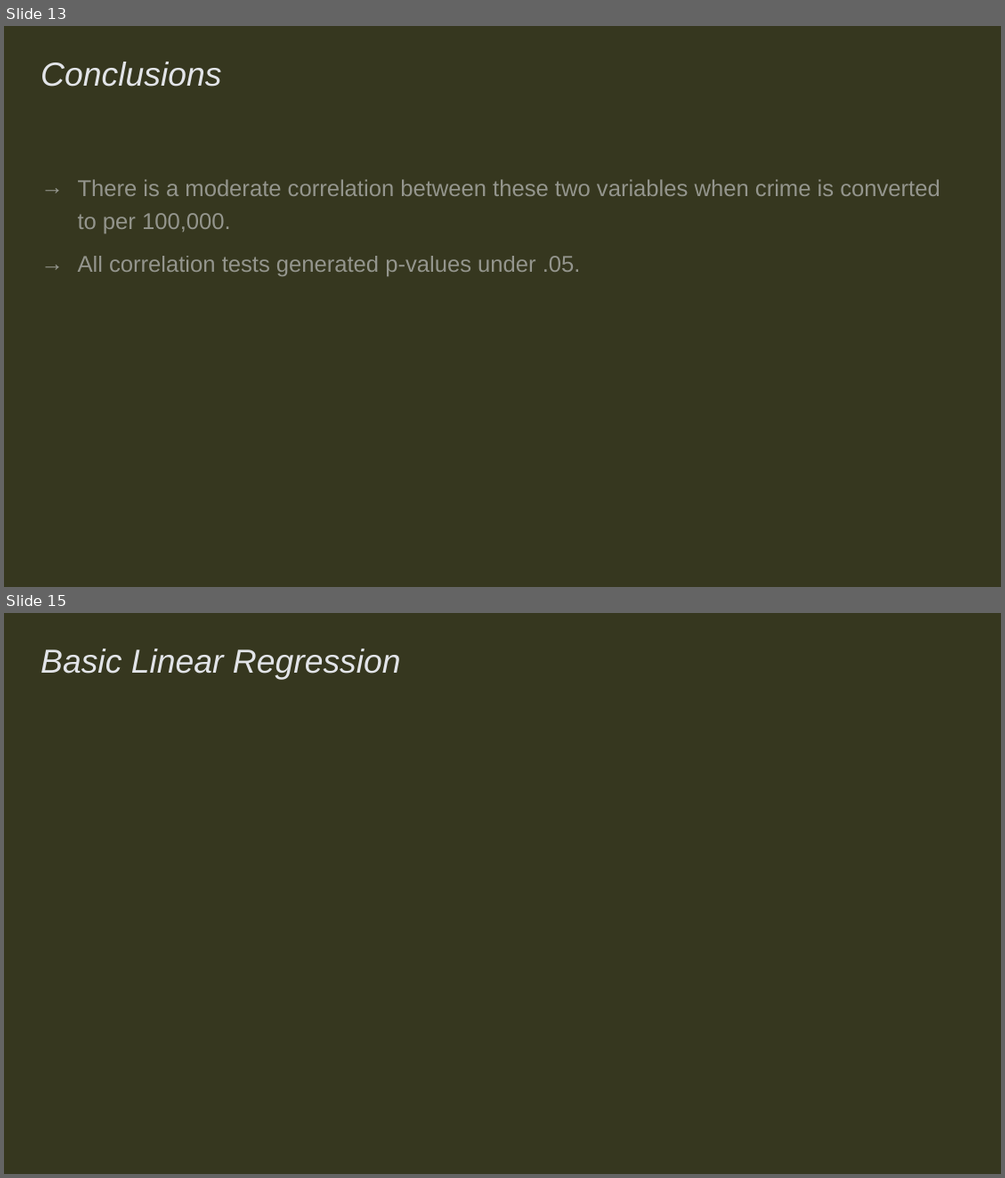
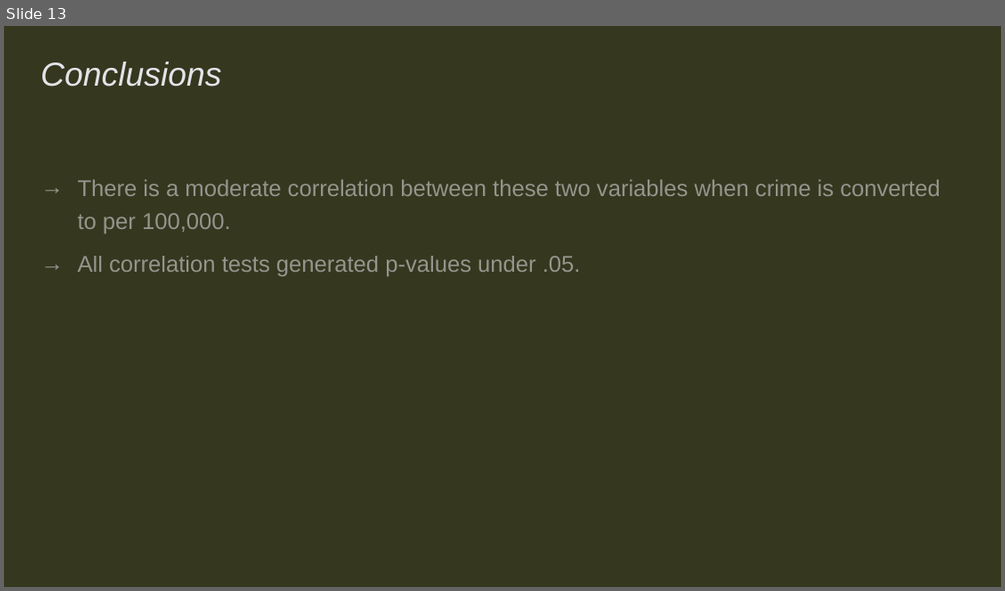
Before and after one commit to kurtameyer/COMP4441, a slide deck: COMP4441 Presentation.pptx. Shown one above the other, each under a label of ours: slides 13 and 15 before the commit, slide 13 after it; the slides between them are not shown. The pictures are 1005x1178 and 1005x591 pixels, drawn with LibreOffice and Linux fonts; fonts in the diff are those of the drawing. Boxes give left, top, right and bottom in pixels: in the first picture for what was removed or moved away, otherwise in the second. Text is boxed around its words. In the diff, an @@ line names an element or a change of style, - is before the commit and + after.

```diff
--- a/COMP4441 Presentation.pptx
+++ b/COMP4441 Presentation.pptx
@@ slide 15 removed at bbox=[4, 613, 1001, 1174], background #36371F @@
@@ title removed at bbox=[40, 649, 401, 680] @@
-Basic Linear Regression
```
Also in this commit, not shown: 3 slides changed, 3 slides added.
